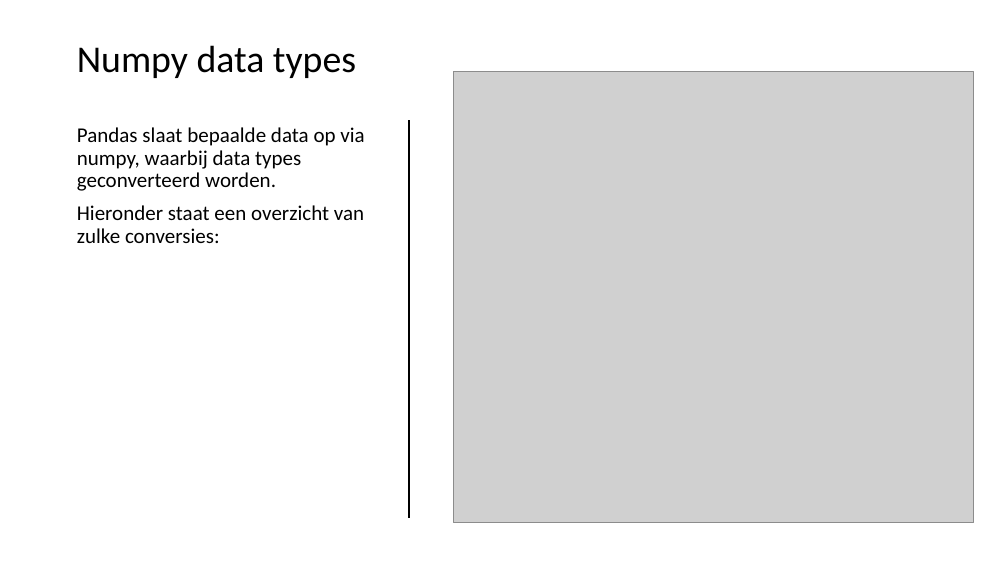
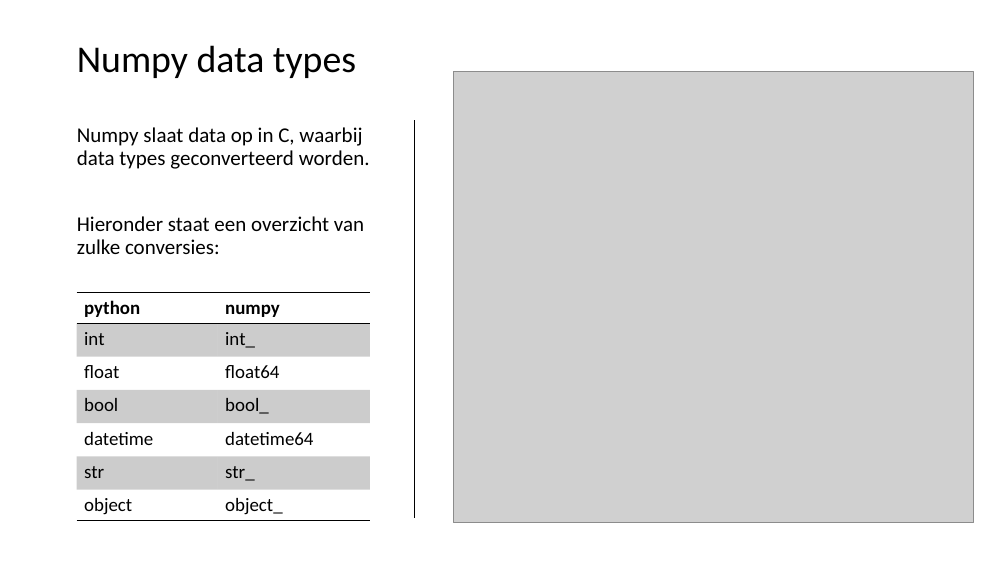
Before and after one commit to LFKoning/knowledge-sharing, a slide deck: slide 5 of python_course/3_pandas_plotting/python_cursus_3.pptx. Drawn at 1008x567 pixels with LibreOffice and Linux fonts; fonts in the diff are those of the drawing; grey boxes stand for pictures. Boxes give left, top, right and bottom in pixels: in the first picture for what was removed or moved away, otherwise in the second. Text is boxed around its words. In the diff, an @@ line names an element or a change of style, - is before the commit and + after.

Commit message:
Update Python course 3 slides

```diff
--- a/python_course/3_pandas_plotting/python_cursus_3.pptx
+++ b/python_course/3_pandas_plotting/python_cursus_3.pptx
@@ text at (x1=77, y1=127, x2=370, y2=169): text changed @@
-Pandas slaat bepaalde data op via numpy, waarbij data types geconverteerd worden.
+Numpy slaat data op in C, waarbij data types geconverteerd worden.
@@ line moved from (409, 120) - (409, 518) to (415, 120) - (415, 518) @@
@@ table added at (x1=76, y1=293, x2=370, y2=520), 7 rows, 2 columns @@
+python | numpy
+int | int_
+float | float64
+bool | bool_
+datetime | datetime64
+str | str_
+object | object_
```
Also in this commit, not shown: 12 other slides changed, 1 slide removed.
